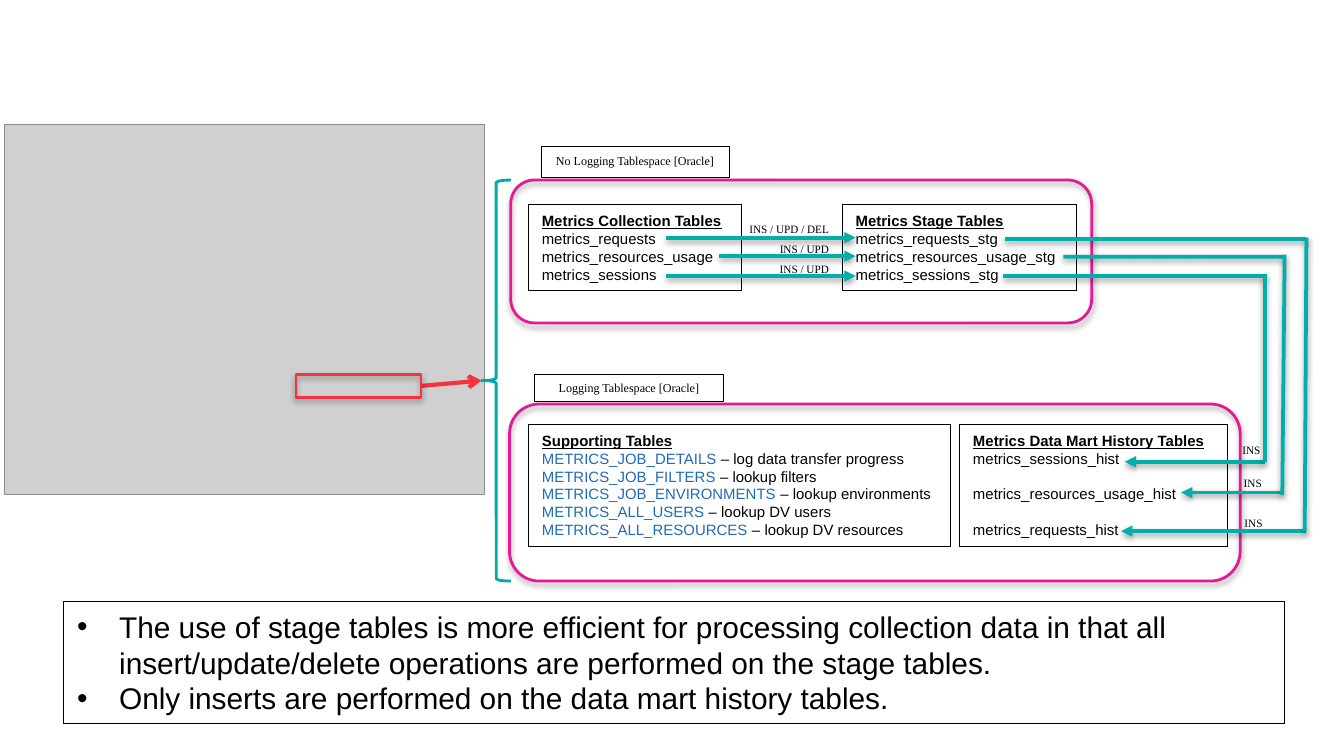
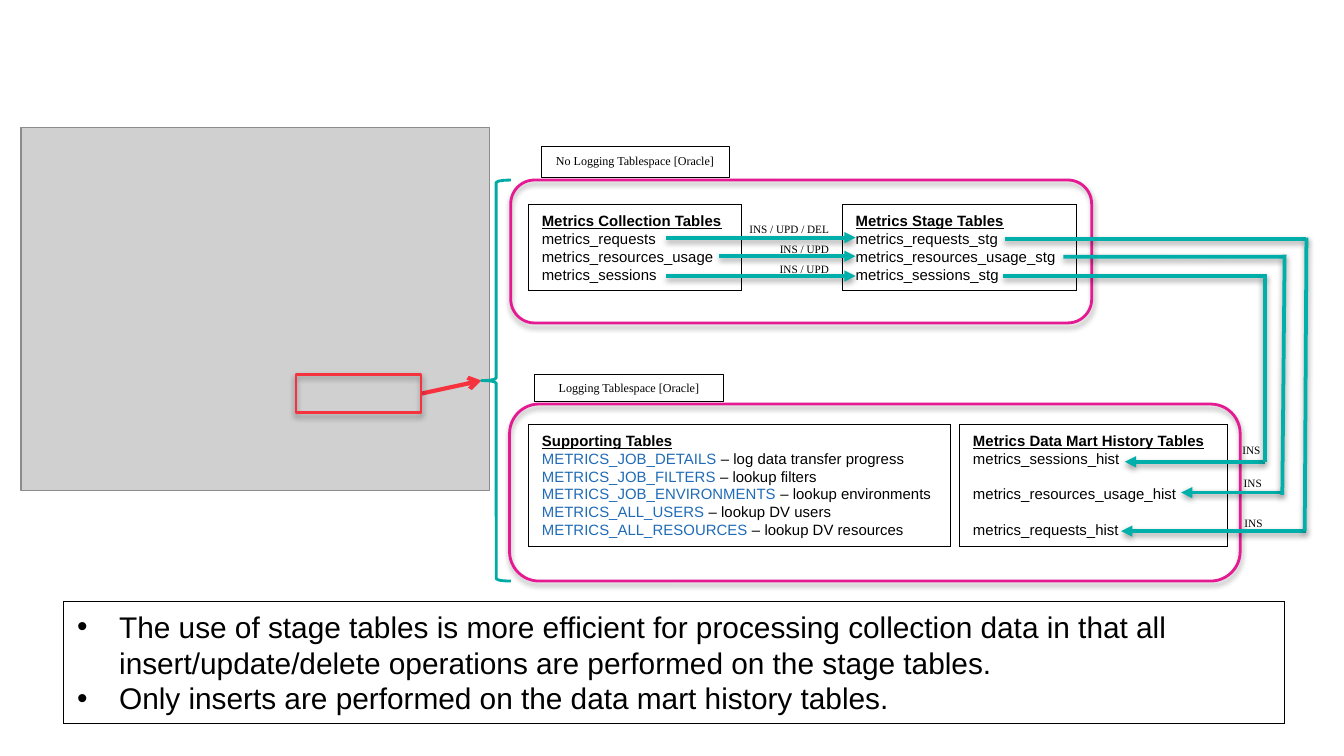
Before and after one commit to TIBCOSoftware/ASAssets_KPI, a slide deck: slide 18 of DocumentationSource/2022Q400/KPI Metrics Overview.pptx. Drawn at 1344x756 pixels with LibreOffice and Linux fonts; fonts in the diff are those of the drawing; grey boxes stand for pictures; background and template pictures are left out. Boxes give left, top, right and bottom in pixels: in the first picture for what was removed or moved away, otherwise in the second. Text is boxed around its words. In the diff, an @@ line names an element or a change of style, - is before the commit and + after.

```diff
--- a/DocumentationSource/2022Q400/KPI Metrics Overview.pptx
+++ b/DocumentationSource/2022Q400/KPI Metrics Overview.pptx
@@ picture: place and size @@
-picture at [5,125,485,495]
+picture at [22,128,491,491]
@@ rectangle: place and size @@
-rectangle at [296,375,421,398]
+rectangle at [296,375,421,413]
@@ arrow moved from (421, 386) - (481, 380) to (421, 394) - (481, 380) @@
```
Also in this commit, not shown: 20 other slides changed, 5 other files.
